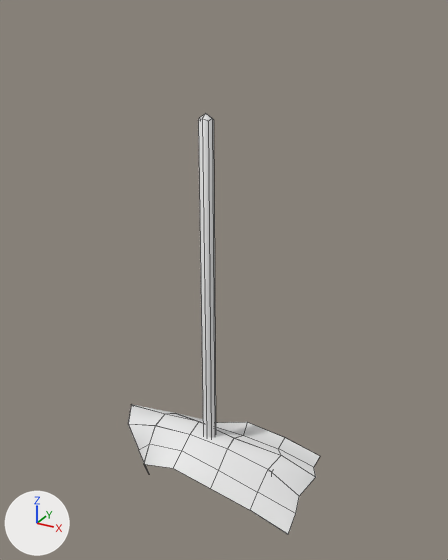
Before and after pictures for a commit that changed the FBX model Assets/Models/Decoration/Mop + bucket/mop.fbx.
The view is the same before and after, from a camera (50 mm lens) standing at (1.144, -1.948, 1.864) and looking at (0.052, 0.038, 0.871). The lights are fixed; the arrows at lower left show +X, +Y and +Z. The older version comes first. Mesh edges are drawn as thin lines. Where no turn or scale is listed for an object, it has been applied to the vertices.

The first picture shows 'швабра'.
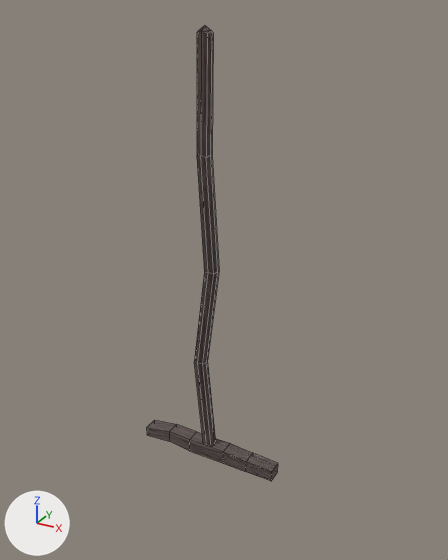
Location of each change, (x1, y1, x2, y2) in pixels of the pictures (448 x 560 px):
'швабра', reshaped (32% narrower, 8% taller)
    before: (128, 114, 320, 534)
    after: (147, 26, 278, 481)
part 1 of me_cube_001, deleted
    before: (128, 404, 320, 534)
part 2 of me_cube_001, reshaped
    before: (198, 119, 272, 473)
    after: (147, 31, 278, 481)
part 3 of me_cube_001, recoloured
    before: (199, 114, 213, 121)
    after: (190, 26, 278, 481)

What the commit changed:
Picture 'MopBucketMaterial_BaseColor.png' (img_mopbucketmaterial_basecolor_png) is new.
Picture 'MopBucketMaterial_Normal.png' (img_mopbucketmaterial_normal_png) is new.
Picture 'MopBucketMaterial_OcclusionRoughnessMetallic.png' (img_mopbucketmaterial_occlusionroughnessmetallic_png) is new.
Material 'Material' (mat_material) is new.
Uses the picture img_mopbucketmaterial_basecolor_png.
Uses the picture img_mopbucketmaterial_normal_png.
Uses the picture img_mopbucketmaterial_occlusionroughnessmetallic_png.
me_cube_001 is used by ob_швабра; location (0.0, 0.0, 0.829).
me_cube_001 had 105 vertices, 76 faces and spanned x -0.45..0.48, y -0.22..0.24, z -0.92..0.69.
me_cube_001 now has 65 vertices, 58 faces and spans x -0.32..0.32, y -0.06..0.06, z -0.81..0.98.
me_cube_001 part 1: the loose piece of 36 vertices spanning x -0.45..0.48, y -0.22..0.24, z -0.92..-0.68 is deleted.
Part 2, on me_cube_001:
16 faces are deleted.
5 vertices in x -0.02..0.02, y -0.02..0.02, z 0.67..0.69 move by (0.0, 0.0, 0.29).
4 vertices in x -0.03..0.03, y -0.03..0.03, z 0.68 move by (0.0, 0.0, 0.28).
26 vertices are added at x -0.2..0.2, y -0.06..0.06, z -0.8..0.54.
6 new vertices lie (-0.03, -0.02, 0.43) away from vertices in x -0.02..0.03, y -0.02..0.03, z -0.75.
48 new faces join them.
me_cube_001 part 3: 10 faces spanning x -0.32..0.32, y -0.03..0.03, z -0.81..0.98 switch from no material to mat_material.
Other edits to the shape of me_cube_001 do not show in these pictures.
